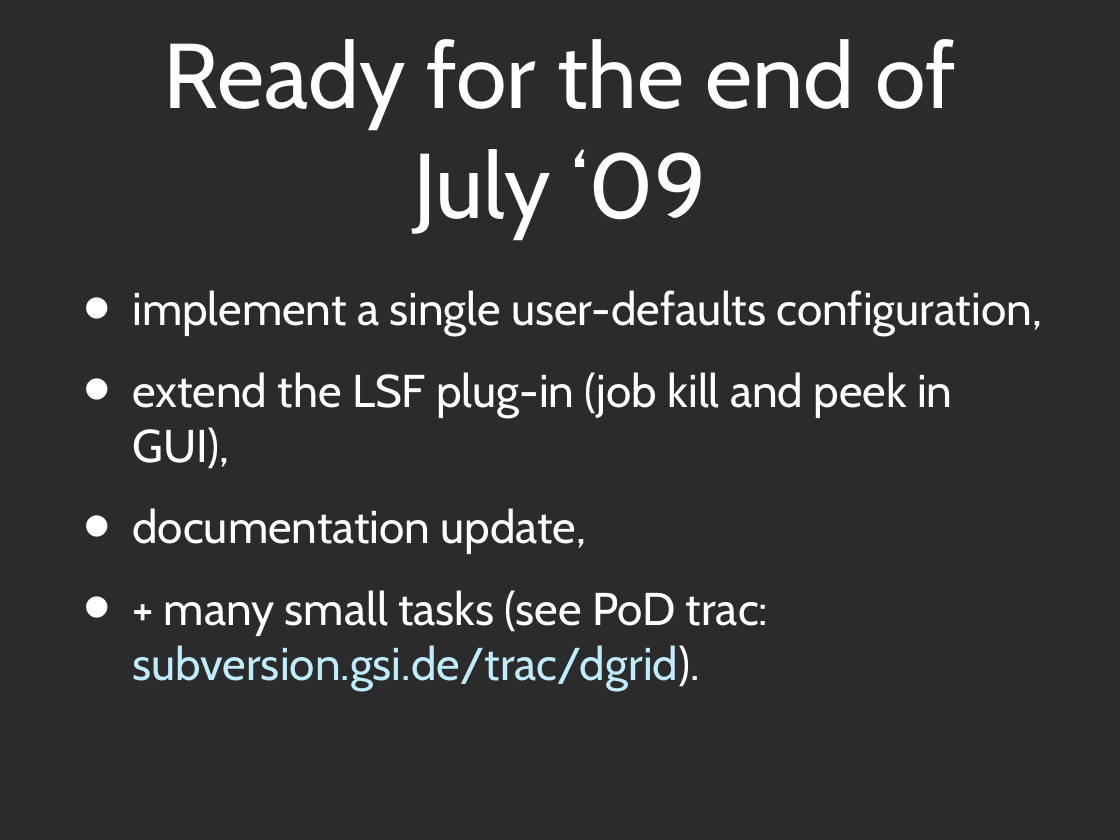
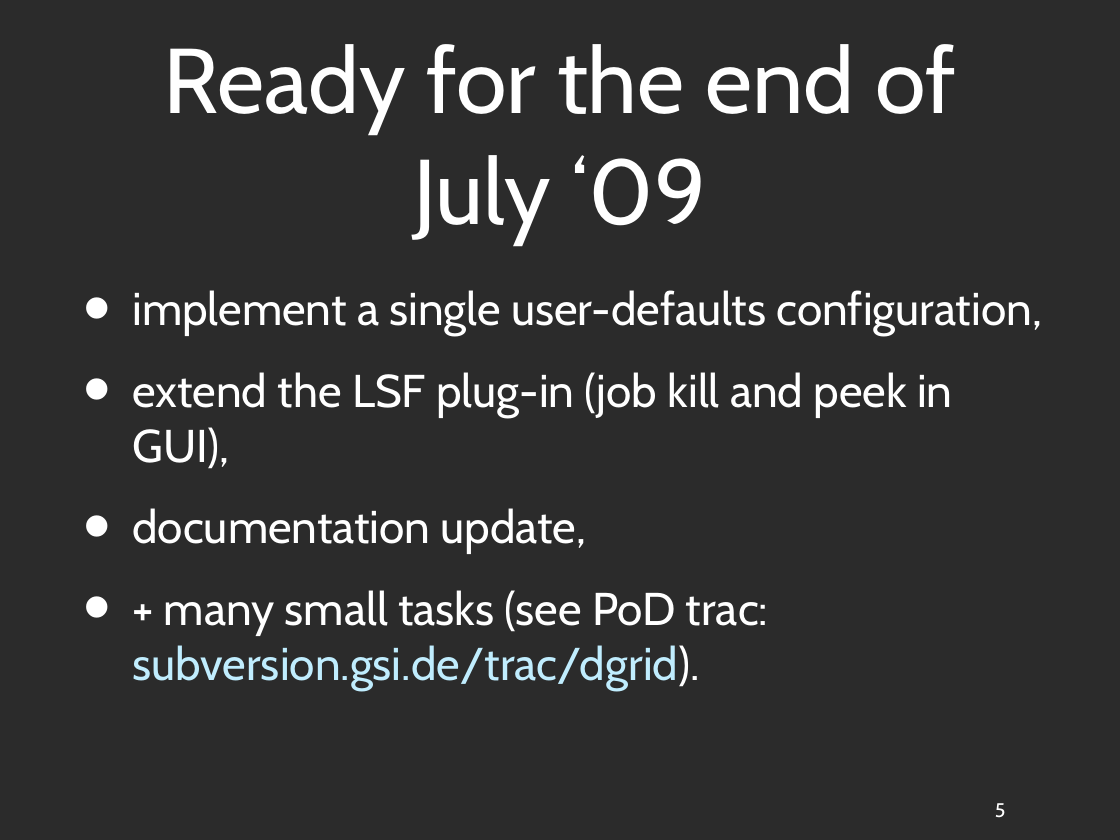
Before and after one commit to AnarManafov/PoDDocumentation, a slide deck: slide 5 of ALICE Offlineweek/PoD_ALICE_Offline_06_2009.ppt. Drawn at 1120x840 pixels with LibreOffice and Linux fonts; fonts in the diff are those of the drawing; background and template pictures are left out; a plain dark background stands for a picture behind light text. Boxes give left, top, right and bottom in pixels: in the first picture for what was removed or moved away, otherwise in the second. Text is boxed around its words. In the diff, an @@ line names an element or a change of style, - is before the commit and + after.

```diff
--- a/ALICE Offlineweek/PoD_ALICE_Offline_06_2009.ppt
+++ b/ALICE Offlineweek/PoD_ALICE_Offline_06_2009.ppt
@@ title "Ready for the end of ...": place and size @@
-title "Ready for the end of ..." at (164,39,956,239)
+title "Ready for the end of ..." at (164,44,956,245)
@@ page number added at (995,803,1006,818), 18 pt, text #FFFFFF @@
+5
```
Also in this commit, not shown: 5 other slides changed, 2 other files.
